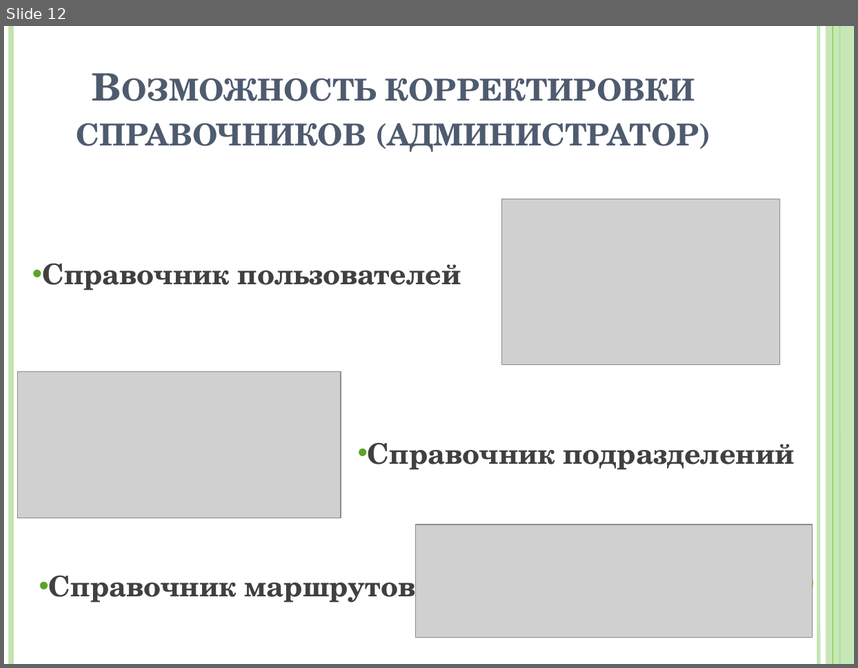
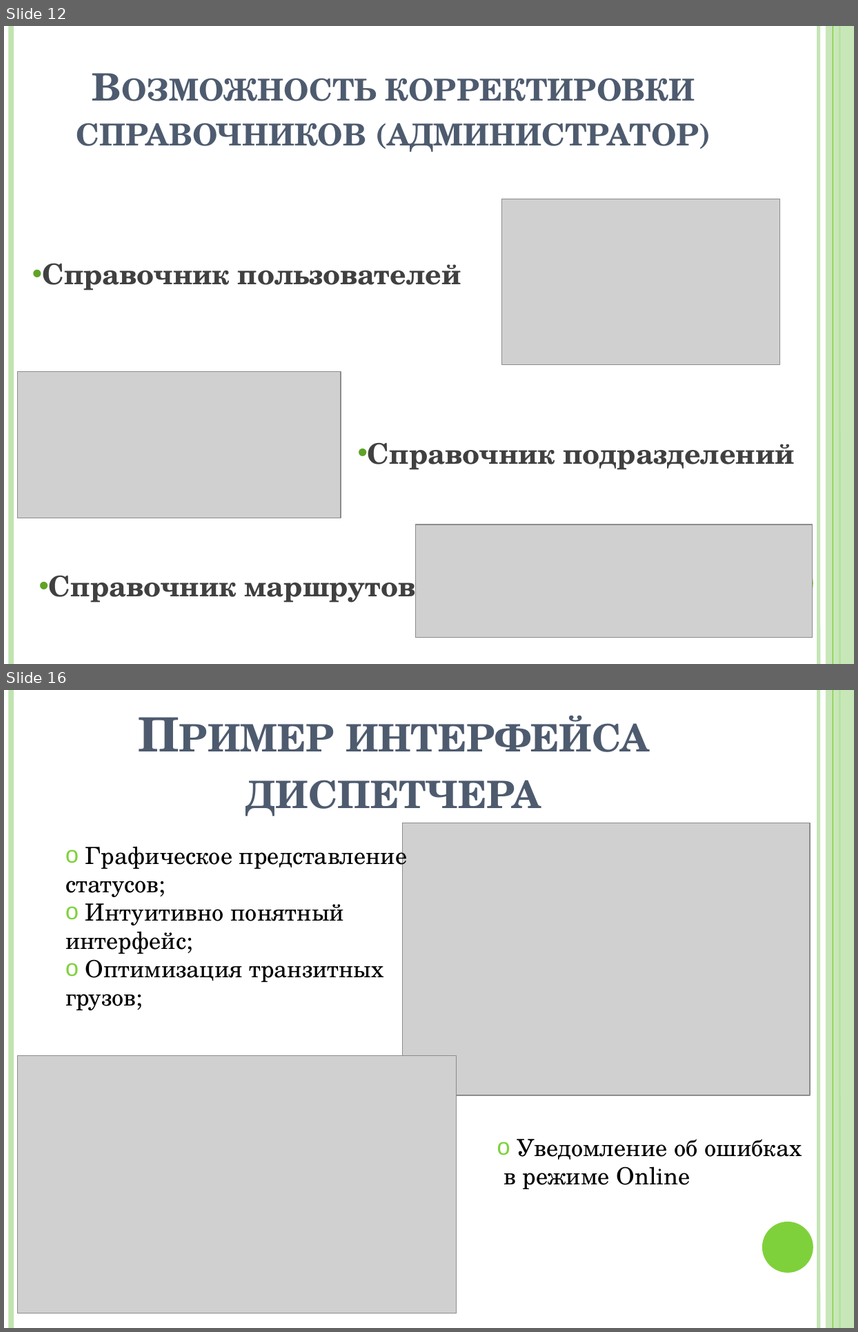
Before and after one commit to anarch-ist/view_transport, a slide deck: TMS/trunk/documents/презентация для конференции.pptx. Shown one above the other, each under a label of ours: slide 12 before the commit, slides 12 and 16 after it; the slides between them are not shown. The pictures are 858x668 and 858x1332 pixels, drawn with LibreOffice and Linux fonts; fonts in the diff are those of the drawing; grey boxes stand for pictures. Boxes give left, top, right and bottom in pixels: in the first picture for what was removed or moved away, otherwise in the second. Text is boxed around its words. In the diff, an @@ line names an element or a change of style, - is before the commit and + after.

```diff
--- a/TMS/trunk/documents/презентация для конференции.pptx
+++ b/TMS/trunk/documents/презентация для конференции.pptx
@@ slide 16 added at bbox=[4, 690, 854, 1328], background #FFFFFF; not listed: 6 template elements that a slide beside it also shows @@
@@ title added at bbox=[246, 716, 649, 816], 40 pt, text #4E5B6F, bold, small capitals @@
+Пример интерфейса диспетчера
@@ picture added at bbox=[403, 822, 810, 1094] @@
@@ text added at bbox=[65, 840, 407, 1010], 20 pt, text #000000 @@
+o Графическое представление
+статусов;
+o Интуитивно понятный
+интерфейс;
+o Оптимизация транзитных
+грузов;
@@ picture added at bbox=[18, 1056, 457, 1313] @@
@@ text added at bbox=[504, 1138, 802, 1189], 20 pt, text #000000 @@
+o Уведомление об ошибках
+в режиме Online
```
Also in this commit, not shown: 2 slides changed.
